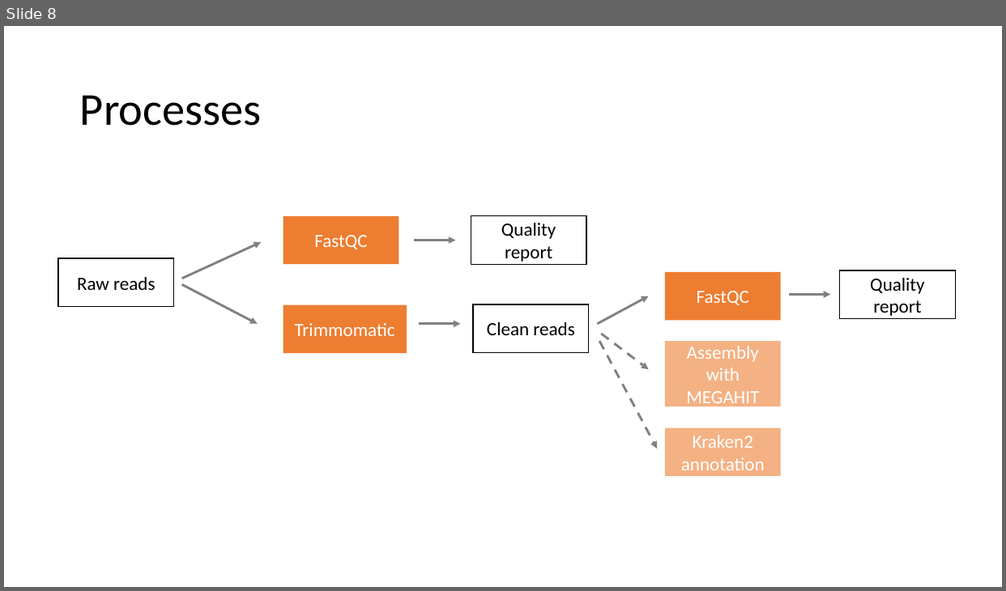
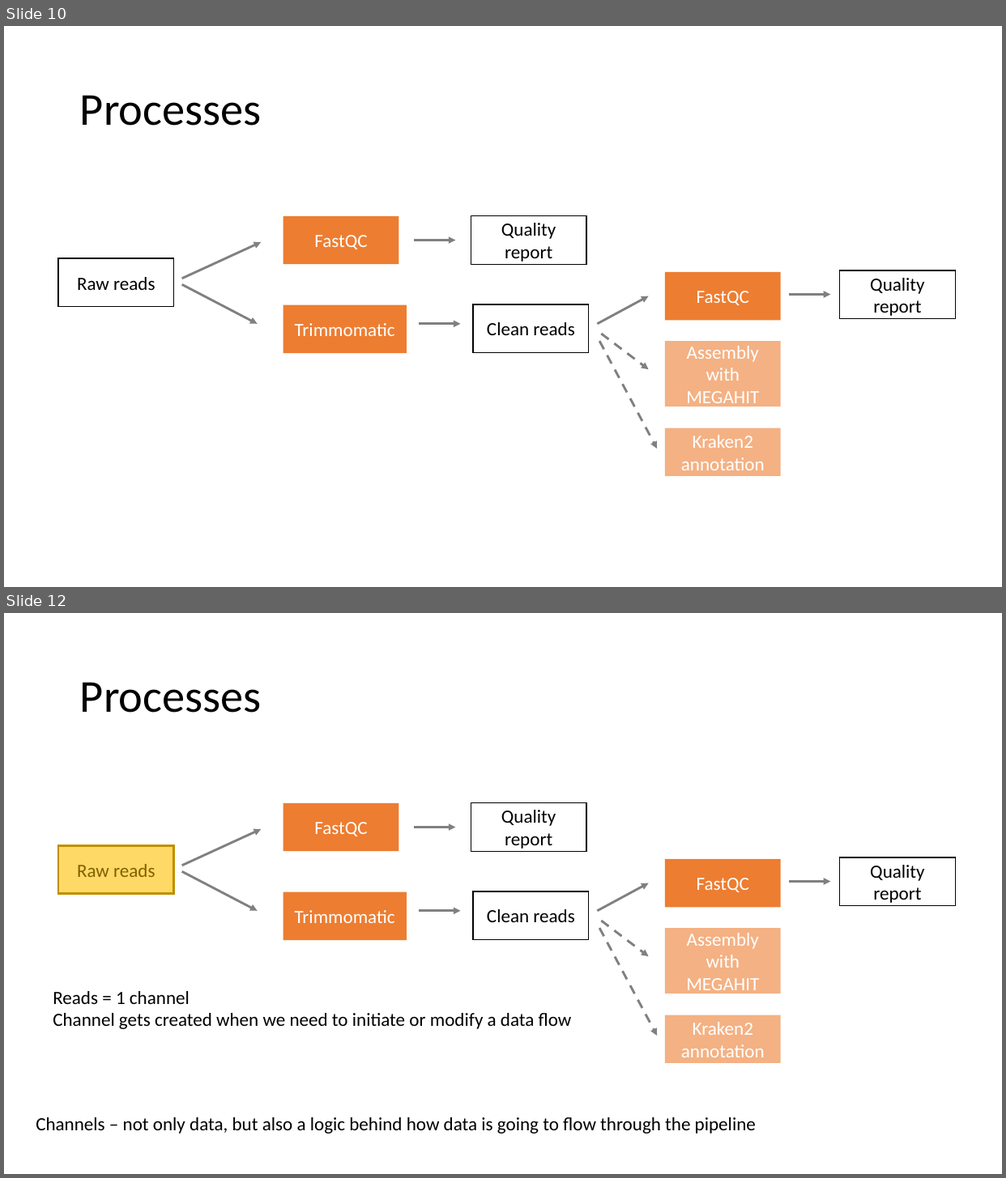
Before and after one commit to hurwitzlab/nextflow_crash_course, a slide deck: day1_material/slides/day1.pptx. Shown one above the other, each under a label of ours: slide 8 before the commit, slides 10 and 12 after it; the slides between them are not shown. The pictures are 1006x591 and 1006x1178 pixels, drawn with LibreOffice and Linux fonts; fonts in the diff are those of the drawing. Boxes give left, top, right and bottom in pixels: in the first picture for what was removed or moved away, otherwise in the second. Text is boxed around its words. In the diff, an @@ line names an element or a change of style, - is before the commit and + after.

```diff
--- a/day1_material/slides/day1.pptx
+++ b/day1_material/slides/day1.pptx
@@ slide 12 added at bbox=[4, 613, 1002, 1174], background #FFFFFF @@
@@ title added at bbox=[80, 682, 262, 713], 44 pt, text #000000 @@
+Processes
@@ rectangle added at bbox=[283, 803, 399, 851], fill #ED7D31, 18 pt, text #FFFFFF @@
+FastQC
@@ rectangle added at bbox=[471, 803, 587, 851], fill #FFFFFF, outline #000000 1 pt, 18 pt, text #000000 @@
+Quality report
@@ arrow added from (182, 865) to (261, 829), #808080 2.25 pt @@
@@ arrow added from (414, 827) to (455, 827), #808080 2.25 pt @@
@@ rectangle added at bbox=[58, 845, 174, 894], fill #FFD966, outline #BF9001 2.25 pt, 18 pt, text #806000 @@
+Raw reads
@@ arrow added from (182, 872) to (257, 911), #808080 2.25 pt @@
@@ rectangle added at bbox=[665, 859, 781, 907], fill #ED7D31, 18 pt, text #FFFFFF @@
+FastQC
@@ rectangle added at bbox=[839, 858, 956, 905], fill #FFFFFF, outline #000000 1 pt, 18 pt, text #000000 @@
+Quality report
@@ rectangle added at bbox=[283, 892, 407, 940], fill #ED7D31, 18 pt, text #FFFFFF @@
+Trimmomatic
@@ rectangle added at bbox=[473, 892, 590, 939], fill #FFFFFF, outline #000000 1 pt, 18 pt, text #000000 @@
+Clean reads
@@ arrow added from (598, 911) to (649, 884), #808080 2.25 pt @@
@@ arrow added from (790, 882) to (830, 882), #808080 2.25 pt @@
@@ arrow added from (420, 911) to (461, 911), #808080 2.25 pt @@
@@ arrow added from (600, 928) to (657, 1036), #808080 2.25 pt dashed @@
@@ arrow added from (602, 921) to (649, 956), #808080 2.25 pt dashed @@
@@ rectangle added at bbox=[665, 928, 781, 994], fill #F4B183, 18 pt, text #FFFFFF @@
+Assembly with MEGAHIT
@@ text added at bbox=[53, 991, 572, 1029], 18 pt, text #000000 @@
+Reads = 1 channel
+Channel gets created when we need to initiate or modify a data flow
@@ rectangle added at bbox=[665, 1015, 781, 1063], fill #F4B183, 18 pt, text #FFFFFF @@
+Kraken2 annotation
@@ text added at bbox=[36, 1118, 756, 1134], 18 pt, text #000000 @@
+Channels – not only data, but also a logic behind how data is going to flow through the pipeline
@@ what was slide 8 is now slide 10 @@
```
Also in this commit, not shown: 7 other slides added, 1 slide removed, 3 other files.
